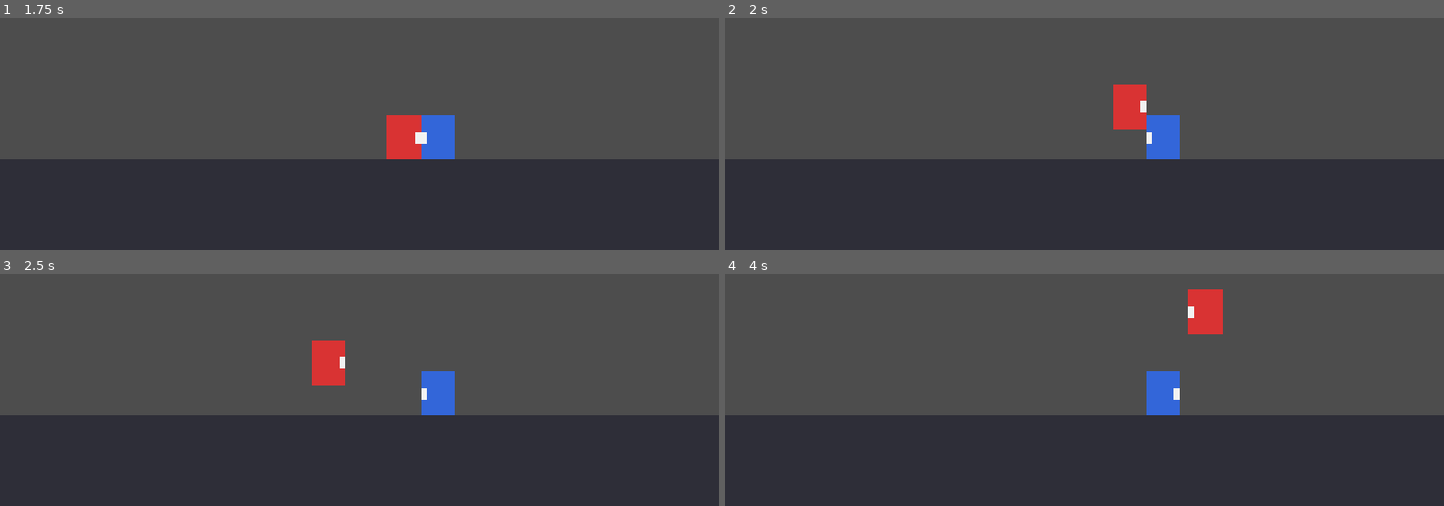
Above: before the commit, frames 1-4 (two rows, left to right).
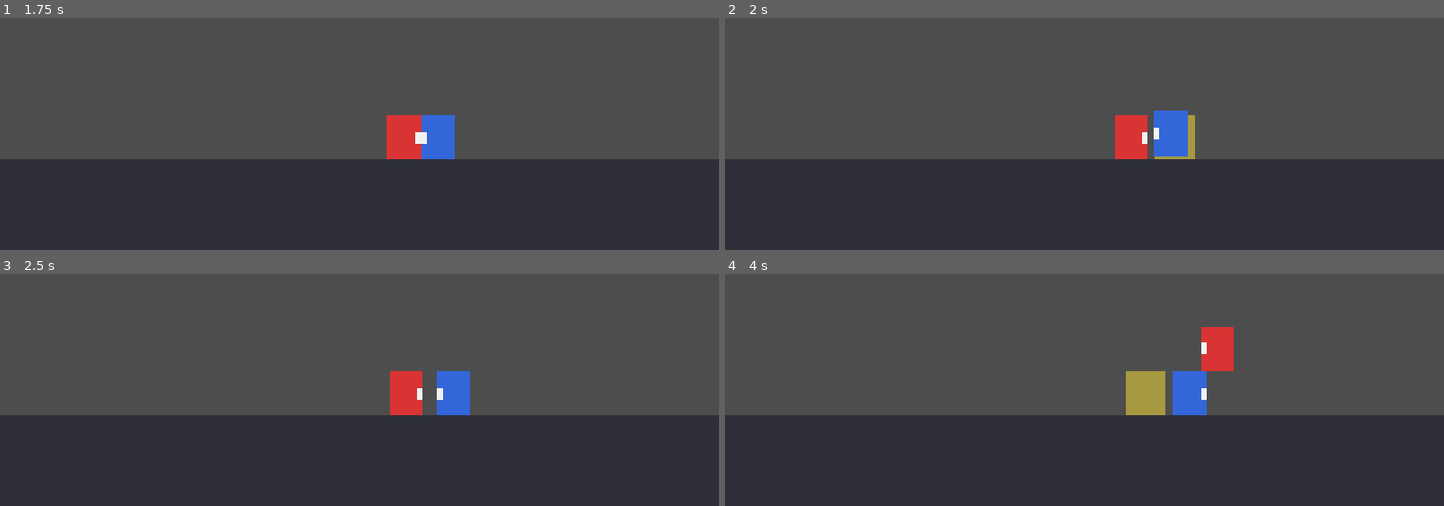
Above: after the commit, the same moments.

Repository: al5ina5/fighter
Game: Godot game, scene res://scenes/Battle.tscn
Two runs of this game, one before a commit and one after it. Both use one fixed random seed, a clock stepped at 60 frames per second and the inputs below.
Inputs:
- Up to frame 1 (1.75 s): tap Enter at 0.5 s; hold D (p1_move_right) from 0.53 s (still down); tap Left (p2_move_left) at 0.6 s; tap W (p1_jump) at 0.77, 1.07, 1.52 s; tap Right (p2_move_right) at 0.8, 1.35 s; tap G (p1_heavy, bound only after the commit) at 1.55 s
- Up to frame 2 (2 s): keep holding D (p1_move_right); tap W (p1_jump) at 1.82 s
- Up to frame 3 (2.5 s): release D (p1_move_right) at 2.03 s; hold A (p1_move_left) from 2.03 s (still down); tap G (p1_heavy, bound only after the commit) at 2.1 s; tap F (p1_light, bound only after the commit) at 2.3 s
- Up to frame 4 (4 s): release A (p1_move_left) at 2.78 s; hold D (p1_move_right) from 2.78 s (still down); tap F (p1_light, bound only after the commit) at 2.85 s; tap W (p1_jump) at 3.02, 3.32, 3.77 s; tap L (p2_heavy, bound only after the commit) at 3.05, 3.6 s; tap K (p2_light, bound only after the commit) at 3.8 s

Frame 1 is identical in both runs. In frame 2, 1.9% of the frame differs, in the area x 54-66%, y 28-61%; in frame 3, 2.6%; in frame 4, 3.6%, in the area x 55-71%, y 6-61%.

Commit message:
Step 4: light/heavy attacks with hitbox/hurtbox, damage + knockback + hit flash

Diff:
--- a/scenes/Player.tscn
+++ b/scenes/Player.tscn
@@ -1,11 +1,16 @@
-[gd_scene load_steps=3 format=3]
+[gd_scene load_steps=4 format=3]
 
 [ext_resource type="Script" path="res://scripts/Player.gd" id="1"]
 
 [sub_resource type="RectangleShape2D" id="RectangleShape2D_player"]
 size = Vector2(60, 80)
 
+[sub_resource type="RectangleShape2D" id="RectangleShape2D_hit"]
+size = Vector2(70, 80)
+
 [node name="Player" type="CharacterBody2D" groups=["players"]]
+collision_layer = 1
+collision_mask = 1
 script = ExtResource("1")
 
 [node name="CollisionShape2D" type="CollisionShape2D" parent="."]
@@ -25,3 +30,29 @@
 offset_right = 30.0
 offset_bottom = 10.0
 color = Color(0.95, 0.95, 0.95, 1)
+
+[node name="Hurtbox" type="Area2D" parent="."]
+collision_layer = 4
+collision_mask = 0
+monitorable = true
+monitoring = false
+
+[node name="HurtboxShape" type="CollisionShape2D" parent="Hurtbox"]
+shape = SubResource("RectangleShape2D_player")
+
+[node name="Hitbox" type="Area2D" parent="."]
+collision_layer = 0
+collision_mask = 4
+monitorable = false
+monitoring = true
+
+[node name="HitboxShape" type="CollisionShape2D" parent="Hitbox"]
+shape = SubResource("RectangleShape2D_hit")
+
+[node name="DebugRect" type="ColorRect" parent="Hitbox"]
+offset_left = -35.0
+offset_top = -40.0
+offset_right = 35.0
+offset_bottom = 40.0
+color = Color(1, 0.9, 0.2, 0.5)
+visible = false
--- a/scripts/InputSetup.gd
+++ b/scripts/InputSetup.gd
@@ -3,16 +3,20 @@
 
 func _ready() -> void:
 	# Player 1 — keyboard (WASD) + controller slot 0
-	_setup_action("p1_move_left", [KEY_A])
-	_setup_action("p1_move_right", [KEY_D])
-	_setup_action("p1_jump", [KEY_W, KEY_SPACE])
+	_key_action("p1_move_left", [KEY_A])
+	_key_action("p1_move_right", [KEY_D])
+	_key_action("p1_jump", [KEY_W, KEY_SPACE], JOY_BUTTON_A, 0)
+	_key_action("p1_light", [KEY_F], JOY_BUTTON_X, 0)
+	_key_action("p1_heavy", [KEY_G], JOY_BUTTON_Y, 0)
 	# Player 2 — keyboard (arrows) + controller slot 1
-	_setup_action("p2_move_left", [KEY_LEFT])
-	_setup_action("p2_move_right", [KEY_RIGHT])
-	_setup_action("p2_jump", [KEY_UP, KEY_ENTER])
+	_key_action("p2_move_left", [KEY_LEFT])
+	_key_action("p2_move_right", [KEY_RIGHT])
+	_key_action("p2_jump", [KEY_UP, KEY_ENTER], JOY_BUTTON_A, 1)
+	_key_action("p2_light", [KEY_K], JOY_BUTTON_X, 1)
+	_key_action("p2_heavy", [KEY_L], JOY_BUTTON_Y, 1)
 
 
-func _setup_action(action: StringName, keys: Array) -> void:
+func _key_action(action: StringName, keys: Array, pad_button: int = -1, pad_device: int = 0) -> void:
 	if InputMap.has_action(action):
 		InputMap.erase_action(action)
 	InputMap.add_action(action)
@@ -20,3 +24,8 @@
 		var ev := InputEventKey.new()
 		ev.physical_keycode = key
 		InputMap.action_add_event(action, ev)
+	if pad_button >= 0:
+		var pad := InputEventJoypadButton.new()
+		pad.button_index = pad_button
+		pad.device = pad_device
+		InputMap.action_add_event(action, pad)
--- a/scripts/Player.gd
+++ b/scripts/Player.gd
@@ -1,30 +1,142 @@
 extends CharacterBody2D
+class_name Player
 
 const SPEED := 300.0
 const JUMP_VELOCITY := -400.0
 const GRAVITY := 980.0
+
+const LIGHT := {
+	"windup": 0.10, "active": 0.10, "recovery": 0.20,
+	"damage": 5.0, "knockback": 160.0, "reach": Vector2(70, 80),
+}
+const HEAVY := {
+	"windup": 0.35, "active": 0.12, "recovery": 0.35,
+	"damage": 12.0, "knockback": 300.0, "reach": Vector2(95, 95),
+}
+
+enum State { IDLE, ATTACK, HURT }
 
 @export var player_number: int = 1
 @export var body_color: Color = Color(0.85, 0.2, 0.2)
 
 @onready var visual: Node2D = $Visual
 @onready var body: ColorRect = $Visual/Body
+@onready var hitbox: Area2D = $Hitbox
+@onready var hitbox_shape: CollisionShape2D = $Hitbox/HitboxShape
+@onready var hitbox_debug: ColorRect = $Hitbox/DebugRect
+
+var health := 100.0
+var state: int = State.IDLE
+var facing := 1
+var hurt_timer := 0.0
+var flash_timer := 0.0
+var attack: Dictionary = {}
+var attack_phase := ""
+var attack_time := 0.0
+var hit_landed := false
 
 
 func _ready() -> void:
 	body.color = body_color
+	_set_hitbox(false)
 
 
 func _physics_process(delta: float) -> void:
+	_update_facing()
+
 	if not is_on_floor():
 		velocity.y += GRAVITY * delta
 
+	match state:
+		State.IDLE:
+			_apply_idle()
+		State.ATTACK:
+			velocity.x = facing * 70.0
+			_tick_attack(delta)
+		State.HURT:
+			velocity.x *= 0.86
+			hurt_timer -= delta
+			if hurt_timer <= 0.0:
+				state = State.IDLE
+
+	move_and_slide()
+	_update_flash(delta)
+
+
+func _apply_idle() -> void:
 	if _jump_pressed() and is_on_floor():
 		velocity.y = JUMP_VELOCITY
+		return
+	if _light_pressed():
+		_start_attack(LIGHT)
+	elif _heavy_pressed():
+		_start_attack(HEAVY)
+	else:
+		velocity.x = _move_input() * SPEED
 
-	velocity.x = _move_input() * SPEED
-	move_and_slide()
-	_update_facing()
+
+func _start_attack(data: Dictionary) -> void:
+	state = State.ATTACK
+	attack = data
+	attack_phase = "windup"
+	attack_time = 0.0
+	hit_landed = false
+	var reach: Vector2 = data.reach
+	hitbox_shape.shape.size = reach
+	hitbox.position.x = facing * (reach.x / 2.0 + 30.0)
+	_set_hitbox(false)
+
+
+func _tick_attack(delta: float) -> void:
+	attack_time += delta
+	match attack_phase:
+		"windup":
+			if attack_time >= attack.windup:
+				attack_phase = "active"
+				attack_time = 0.0
+				_set_hitbox(true)
+		"active":
+			if not hit_landed:
+				_check_hits()
+			if attack_time >= attack.active:
+				attack_phase = "recovery"
+				attack_time = 0.0
+				_set_hitbox(false)
+		"recovery":
+			if attack_time >= attack.recovery:
+				state = State.IDLE
+
+
+func _check_hits() -> void:
+	for area in hitbox.get_overlapping_areas():
+		var victim := area.get_parent()
+		if victim is Player and victim != self:
+			hit_landed = true
+			victim.take_hit(attack.damage, global_position.x, attack.knockback)
+
+
+func take_hit(dmg: float, source_x: float, kb: float) -> void:
+	health -= dmg
+	state = State.HURT
+	hurt_timer = 0.25
+	_set_hitbox(false)
+	var dir_away := 1.0 if global_position.x >= source_x else -1.0
+	velocity = Vector2(dir_away * kb, -130.0)
+	visual.self_modulate = Color(3.0, 3.0, 3.0)
+	flash_timer = 0.12
+	print("HIT dmg=", dmg, " -> hp=", health)
+
+
+func _update_flash(delta: float) -> void:
+	if flash_timer > 0.0:
+		flash_timer -= delta
+		if flash_timer <= 0.0:
+			visual.self_modulate = Color.WHITE
+
+
+func _set_hitbox(active: bool) -> void:
+	hitbox_shape.disabled = not active
+	hitbox_debug.visible = active
 
 
 func _move_input() -> float:
@@ -36,10 +148,15 @@
 
 
 func _jump_pressed() -> bool:
-	if Input.is_action_just_pressed(_action("jump")):
-		return true
-	var d := _pad_device()
-	return d >= 0 and Input.is_joy_button_pressed(d, JOY_BUTTON_A)
+	return Input.is_action_just_pressed(_action("jump"))
+
+
+func _light_pressed() -> bool:
+	return Input.is_action_just_pressed(_action("light"))
+
+
+func _heavy_pressed() -> bool:
+	return Input.is_action_just_pressed(_action("heavy"))
 
 
 func _action(name: String) -> StringName:
@@ -54,7 +171,8 @@
 	var opponent := _find_opponent()
 	if opponent == null:
 		return
-	visual.scale.x = 1.0 if opponent.global_position.x >= global_position.x else -1.0
+	facing = 1 if opponent.global_position.x >= global_position.x else -1
+	visual.scale.x = facing
 
 
 func _find_opponent() -> Node:
